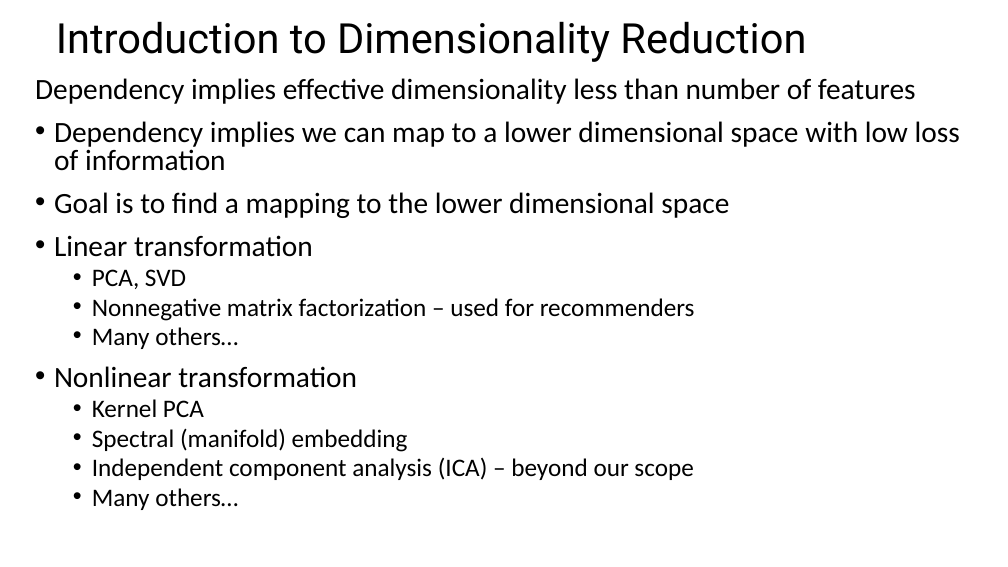
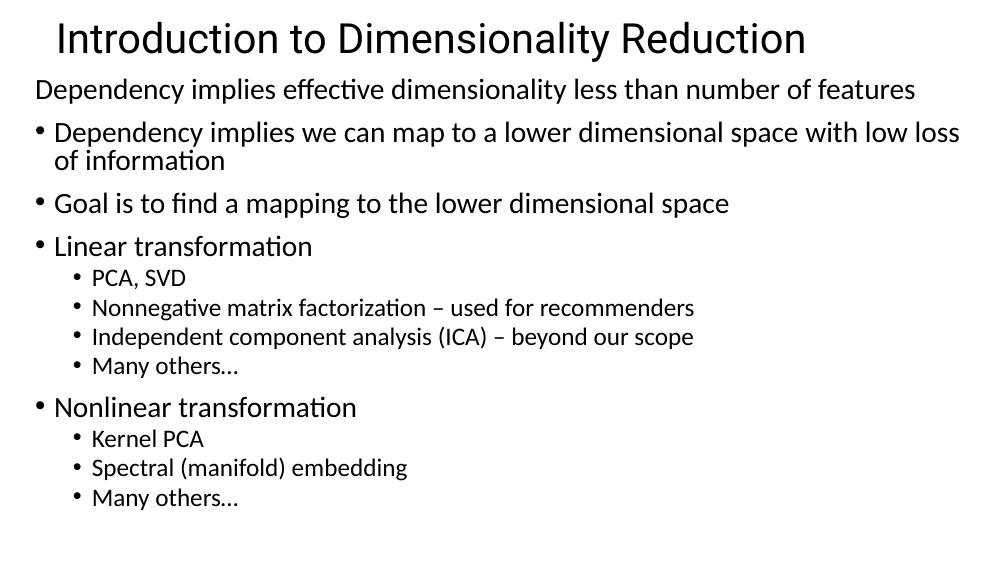
Before and after one commit to StephenElston/CSCI-E-108, a slide deck: slide 4 of slides/7_DimensionalityReduction.pptx (slide 5 before the commit). Drawn at 1008x567 pixels with LibreOffice and Linux fonts; fonts in the diff are those of the drawing. Boxes give left, top, right and bottom in pixels: in the first picture for what was removed or moved away, otherwise in the second. Text is boxed around its words. In the diff, an @@ line names an element or a change of style, - is before the commit and + after.

```diff
--- a/slides/7_DimensionalityReduction.pptx
+++ b/slides/7_DimensionalityReduction.pptx
@@ text at [92, 327, 693, 349]: paragraph added @@
+  • Independent component analysis (ICA) – beyond our scope
@@ text at [92, 458, 693, 480]: paragraph removed @@
-  • Independent component analysis (ICA) – beyond our scope
```
Also in this commit, not shown: 3 other slides changed, 1 slide removed.
